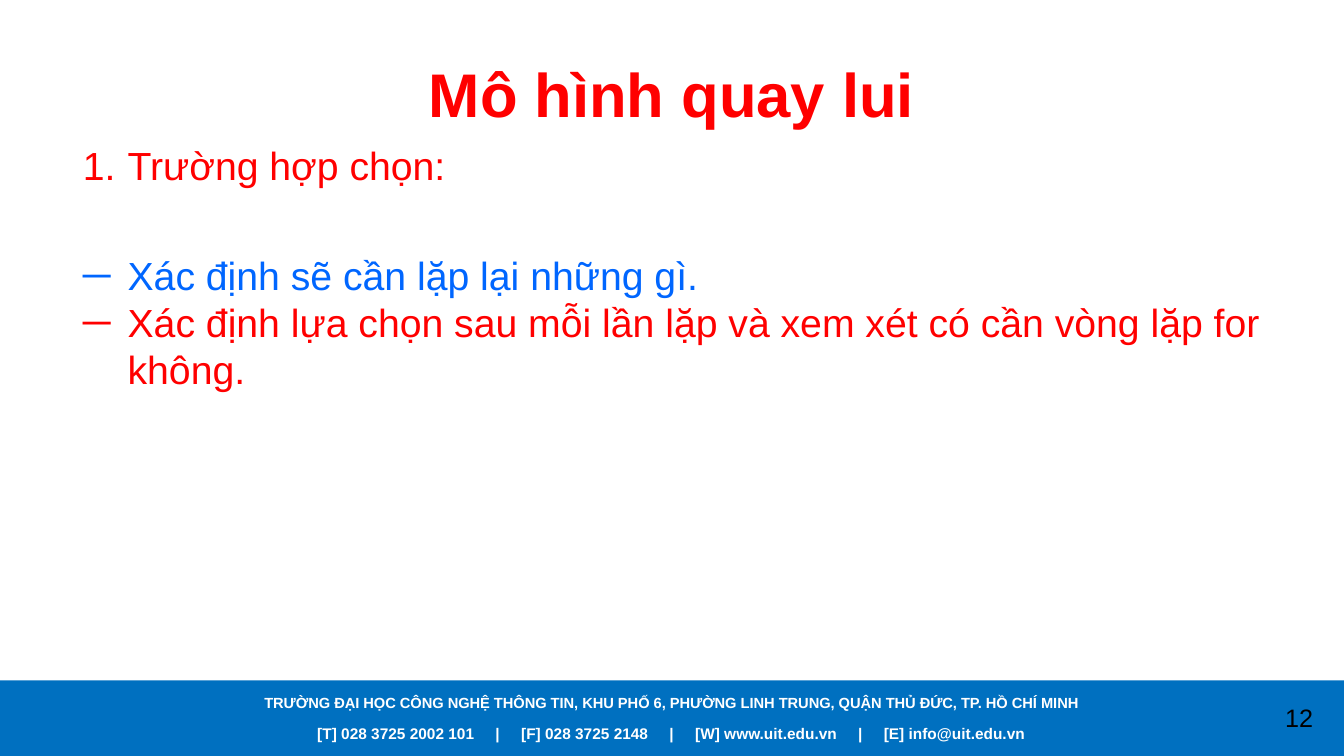
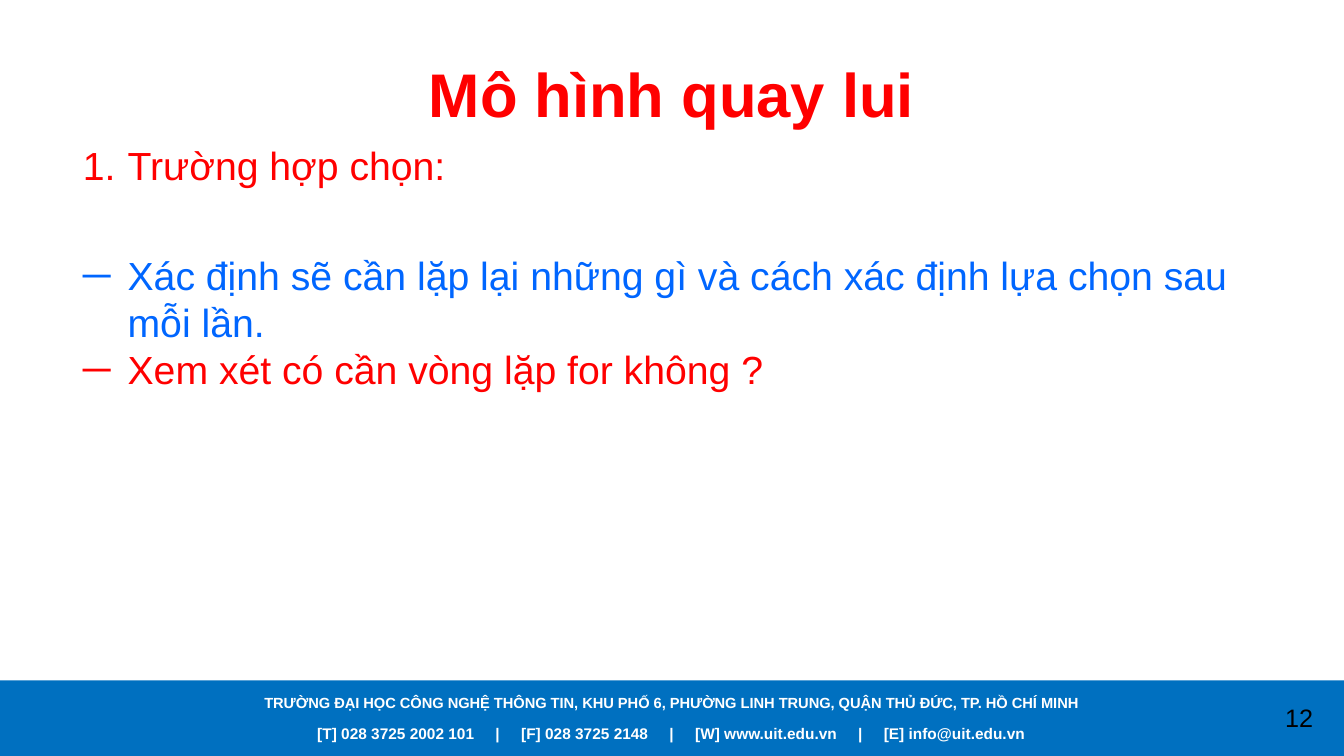
Before and after one commit to caodoanh2001/CS112.L21.KHMT, a slide deck: slide 12 of Seminar/Backtracking.pptx. Drawn at 1344x756 pixels with LibreOffice and Linux fonts; fonts in the diff are those of the drawing; background and template pictures are left out. Boxes give left, top, right and bottom in pixels: in the first picture for what was removed or moved away, otherwise in the second. Text is boxed around its words. In the diff, an @@ line names an element or a change of style, - is before the commit and + after.

Commit message:
Dung edit

```diff
--- a/Seminar/Backtracking.pptx
+++ b/Seminar/Backtracking.pptx
@@ text at [128,260,1227,392]: text changed; text colour #FF0000 to #0066FF @@
-─ Xác định sẽ cần lặp lại những gì.
-─ Xác định lựa chọn sau mỗi lần lặp và xem xét có cần vòng lặp for không.
+─ Xác định sẽ cần lặp lại những gì và cách xác định lựa chọn sau mỗi lần.
+─ Xem xét có cần vòng lặp for không ?
```
